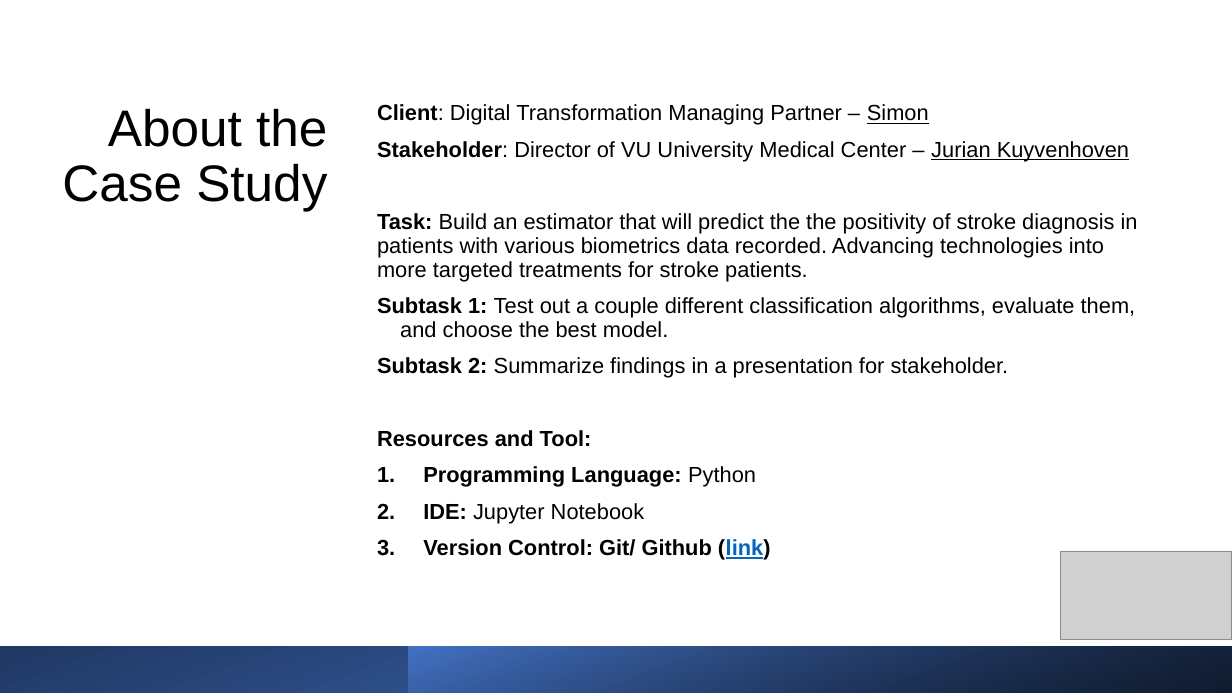
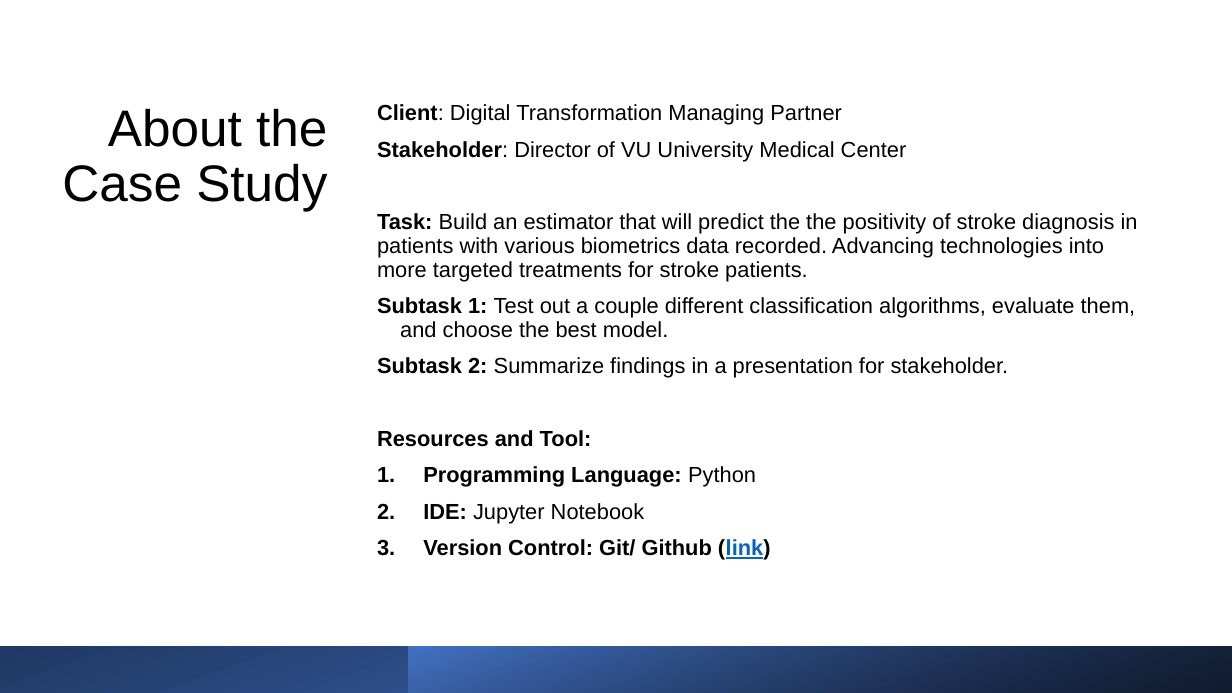
Before and after one commit to johnnys7n/Data-Scientist-Case-Study, a slide deck: slide 3 of JS-case-study-presentation.pptx. Drawn at 1232x693 pixels with LibreOffice and Linux fonts; fonts in the diff are those of the drawing; grey boxes stand for pictures. Boxes give left, top, right and bottom in pixels: in the first picture for what was removed or moved away, otherwise in the second. Text is boxed around its words. In the diff, an @@ line names an element or a change of style, - is before the commit and + after.

```diff
--- a/JS-case-study-presentation.pptx
+++ b/JS-case-study-presentation.pptx
@@ text at box(377, 104, 907, 161): text changed @@
-Client: Digital Transformation Managing Partner – Simon
-Stakeholder: Director of VU University Medical Center – Jurian Kuyvenhoven
+Client: Digital Transformation Managing Partner
+Stakeholder: Director of VU University Medical Center
@@ picture removed at box(1061, 551, 1232, 640) @@
```
Also in this commit, not shown: 28 other slides changed, 1 other file.
